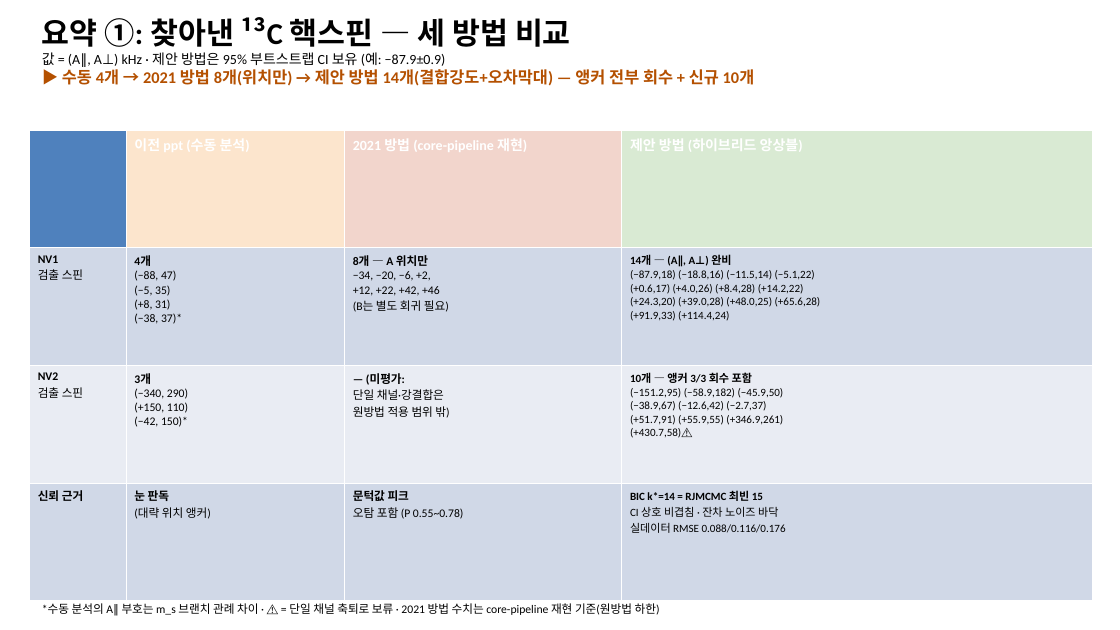
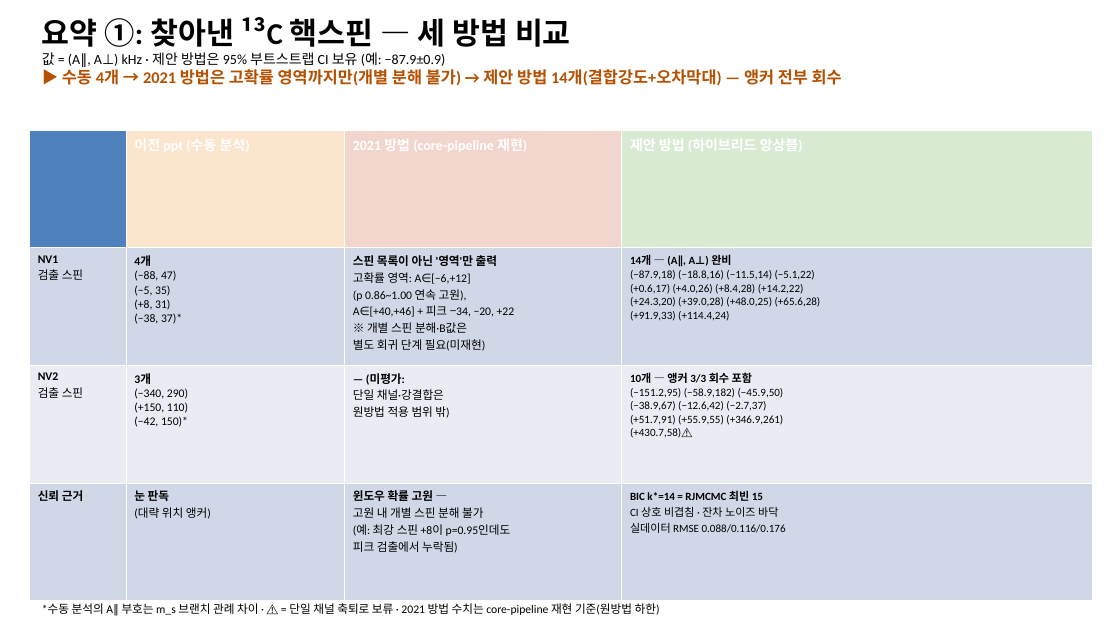
Before and after one commit to woodoleexdots/dl_cdetect, a slide deck: slide 1 of results/NV_C13_summary_3slides.pptx. Drawn at 1120x630 pixels with LibreOffice and Linux fonts; fonts in the diff are those of the drawing. Boxes give left, top, right and bottom in pixels: in the first picture for what was removed or moved away, otherwise in the second. Text is boxed around its words. In the diff, an @@ line names an element or a change of style, - is before the commit and + after.

```diff
--- a/results/NV_C13_summary_3slides.pptx
+++ b/results/NV_C13_summary_3slides.pptx
@@ text at [62, 69, 842, 86]: text changed @@
-▶ 수동 4개 → 2021 방법 8개(위치만) → 제안 방법 14개(결합강도+오차막대) — 앵커 전부 회수 + 신규 10개
+▶ 수동 4개 → 2021 방법은 고확률 영역까지만(개별 분해 불가) → 제안 방법 14개(결합강도+오차막대) — 앵커 전부 회수
@@ table at [29, 130, 1092, 601] @@
-row 2, column 3: 8개 — A 위치만 / −34, −20, −6, +2, / +12, +22, +42, +46 / (B는 별도 회귀 필요)
+row 2, column 3: 스핀 목록이 아닌 '영역'만 출력 / 고확률 영역: A∈[−6,+12] / (p 0.86~1.00 연속 고원), / A∈[+40,+46] + 피크 −34, −20, +22 / ※ 개별 스핀 분해·B값은 / 별도 회귀 단계 필요(미재현)
-row 4, column 3: 문턱값 피크 / 오탐 포함 (P 0.55~0.78)
+row 4, column 3: 윈도우 확률 고원 — / 고원 내 개별 스핀 분해 불가 / (예: 최강 스핀 +8이 p=0.95인데도 / 피크 검출에서 누락됨)
```
Also in this commit, not shown: 1 other file.
